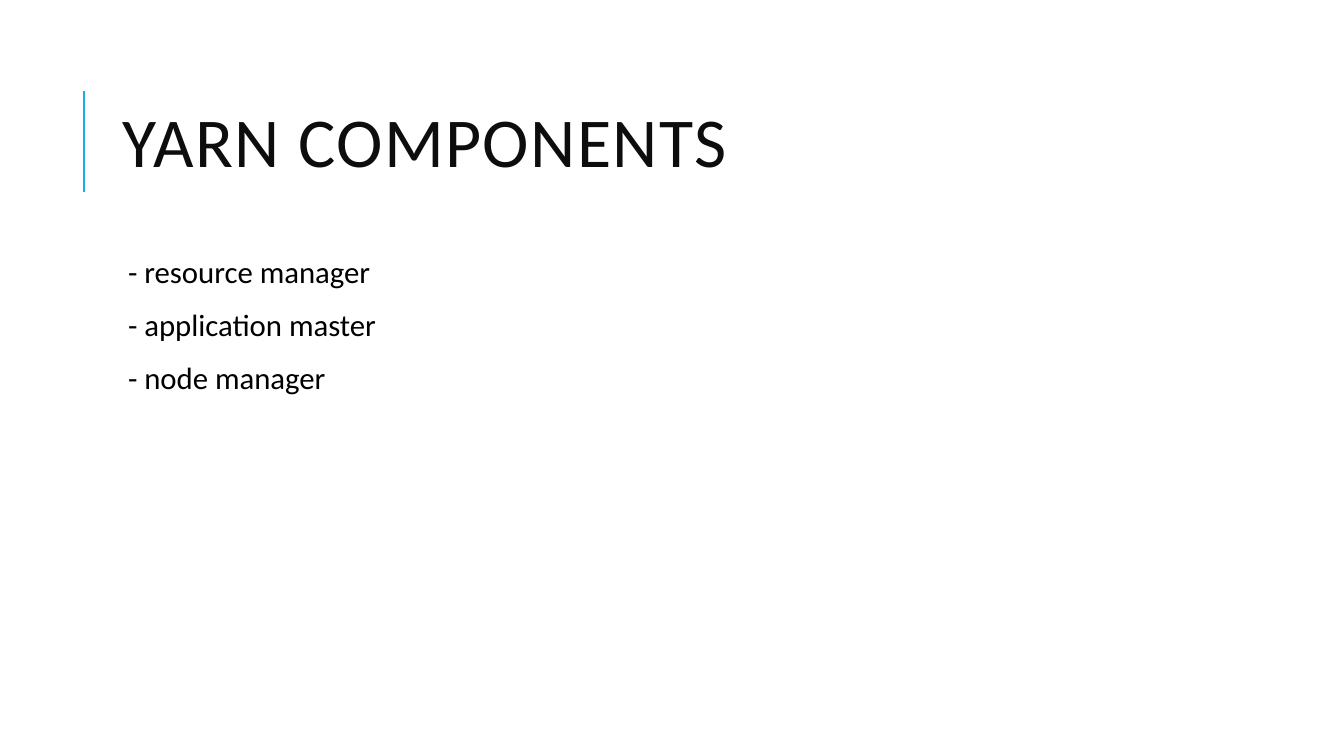
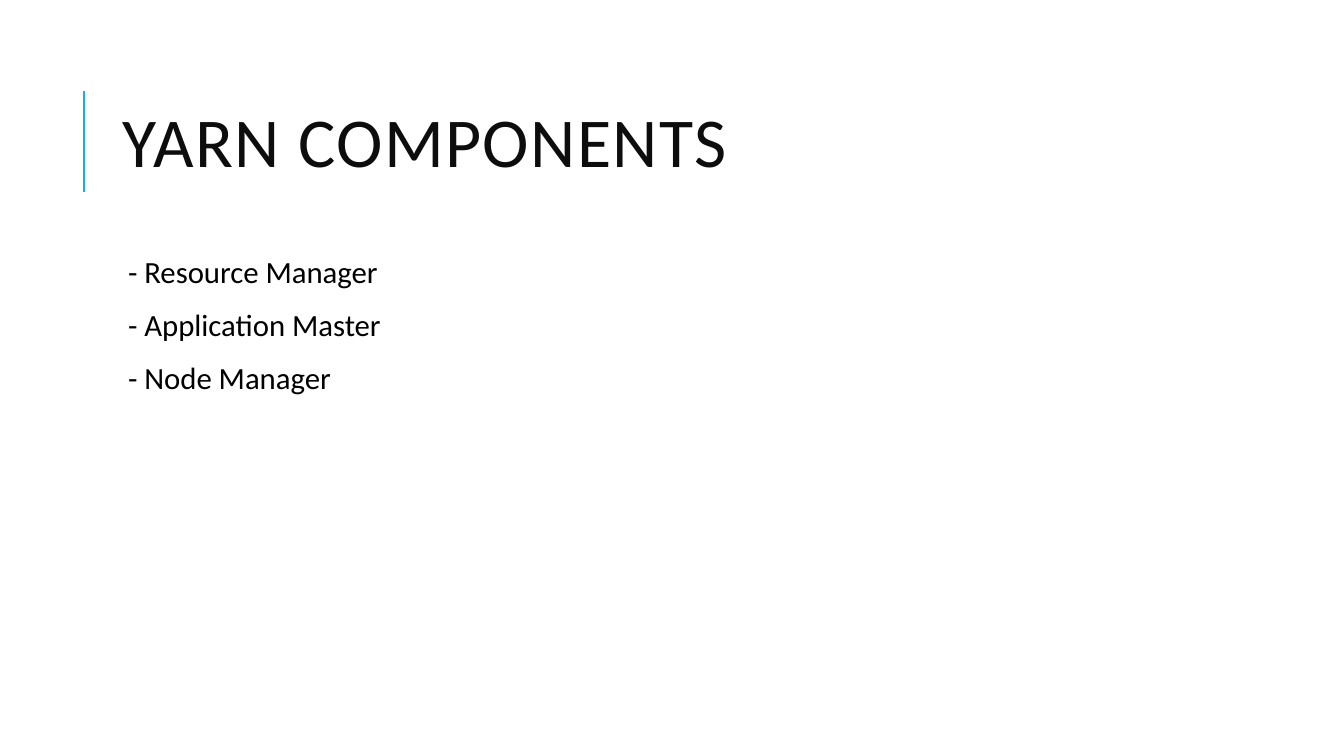
Before and after one commit to dsjili/eecs4314, a slide deck: slide 23 of assignment1_compiled.pptx. Drawn at 1344x756 pixels with LibreOffice and Linux fonts; fonts in the diff are those of the drawing. Boxes give left, top, right and bottom in pixels: in the first picture for what was removed or moved away, otherwise in the second. Text is boxed around its words. In the diff, an @@ line names an element or a change of style, - is before the commit and + after.

Commit message:
edited my part of the slides and added the YARN report

```diff
--- a/assignment1_compiled.pptx
+++ b/assignment1_compiled.pptx
@@ text at (144,263,381,395): text changed @@
-  - resource manager
-  - application master
-  - node manager
+  - Resource Manager
+  - Application Master
+  - Node Manager
```
Also in this commit, not shown: 8 other slides changed, 1 other file.
